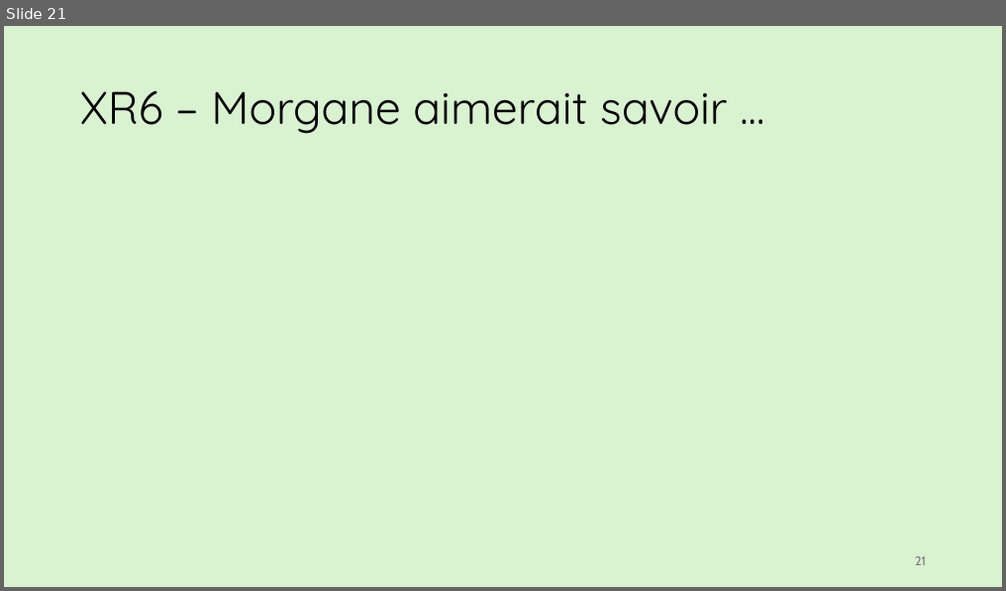
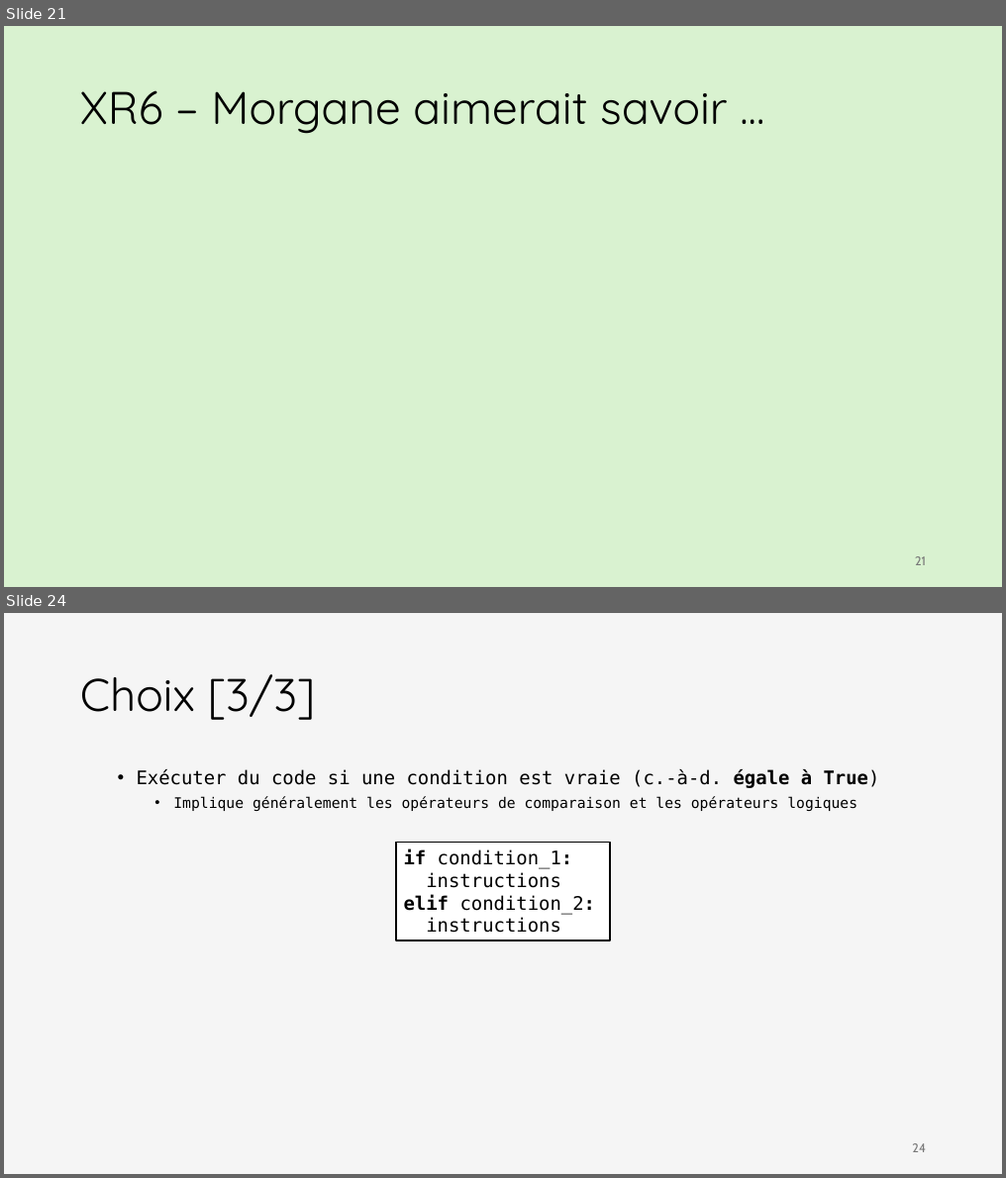
Before and after one commit to iannickgagnon/sagedays_iannick_2026, a slide deck: python_1/presentation_python_1.pptx. Shown one above the other, each under a label of ours: slide 21 before the commit, slides 21 and 24 after it; the slides between them are not shown. The pictures are 1006x591 and 1006x1178 pixels, drawn with LibreOffice and Linux fonts; fonts in the diff are those of the drawing; grey boxes stand for pictures. Boxes give left, top, right and bottom in pixels: in the first picture for what was removed or moved away, otherwise in the second. Text is boxed around its words. In the diff, an @@ line names an element or a change of style, - is before the commit and + after.

```diff
--- a/python_1/presentation_python_1.pptx
+++ b/python_1/presentation_python_1.pptx
@@ slide 24 added at bbox=[4, 613, 1002, 1174], background #F5F5F5 @@
@@ title added at bbox=[80, 674, 316, 720], 44 pt, text #000000 @@
+Choix [3/3]
@@ text added at bbox=[137, 769, 880, 811], 14 pt, text #000000 @@
+  • Exécuter du code si une condition est vraie (c.-à-d. égale à True)
+    • Implique généralement les opérateurs de comparaison et les opérateurs logiques
@@ rectangle added at bbox=[396, 842, 610, 940], fill #FFFFFF, outline #000000 1.5 pt, 18 pt, text #000000 @@
+if condition_1:
+instructions
+elif condition_2:
+instructions
@@ page number added at bbox=[912, 1144, 926, 1153], 12 pt, text #797979 @@
+24
```
Also in this commit, not shown: 1 slide changed, 2 other slides added, 1 slide removed.
